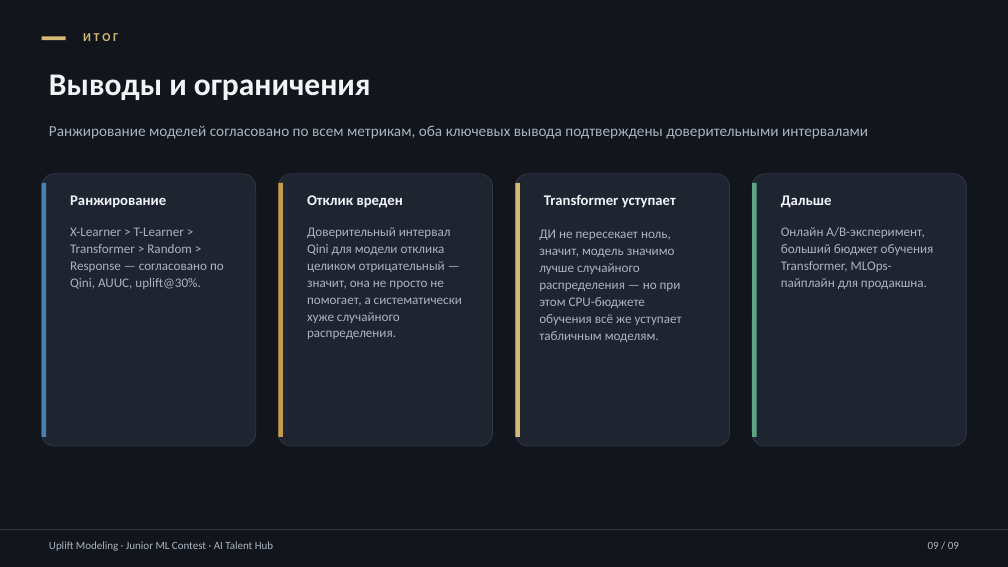
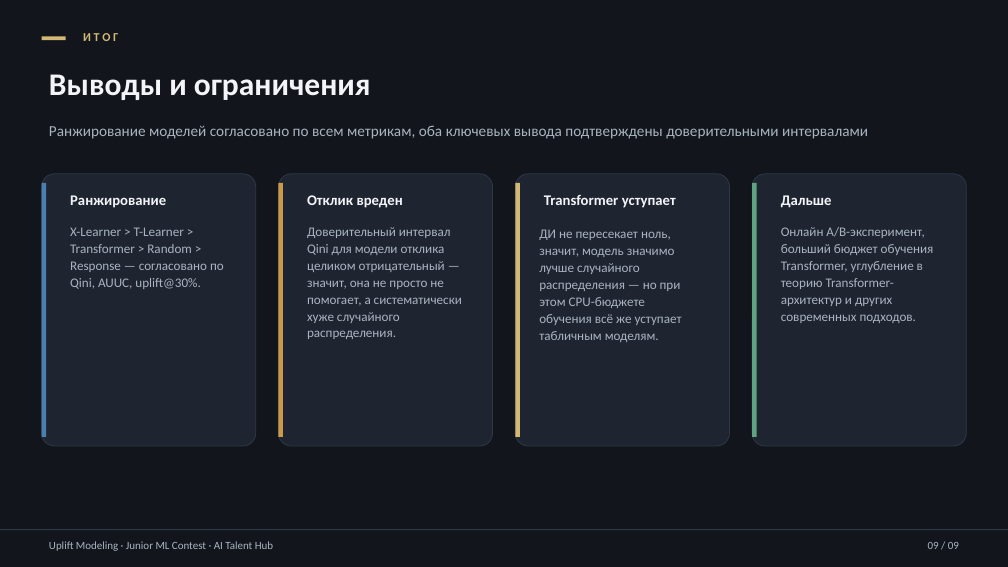
Before and after one commit to galib2749-stack/ITMO-project, a slide deck: slide 9 of presentation/presentation.pptx. Drawn at 1008x567 pixels with LibreOffice and Linux fonts; fonts in the diff are those of the drawing. Boxes give left, top, right and bottom in pixels: in the first picture for what was removed or moved away, otherwise in the second. Text is boxed around its words. In the diff, an @@ line names an element or a change of style, - is before the commit and + after.

```diff
--- a/presentation/presentation.pptx
+++ b/presentation/presentation.pptx
@@ text at box(781, 227, 934, 323): text changed @@
-Онлайн A/B-эксперимент, больший бюджет обучения Transformer, MLOps-пайплайн для продакшна.
+Онлайн A/B-эксперимент, больший бюджет обучения Transformer, углубление в теорию Transformer-архитектур и других современных подходов.
```
Also in this commit, not shown: 5 other files.
